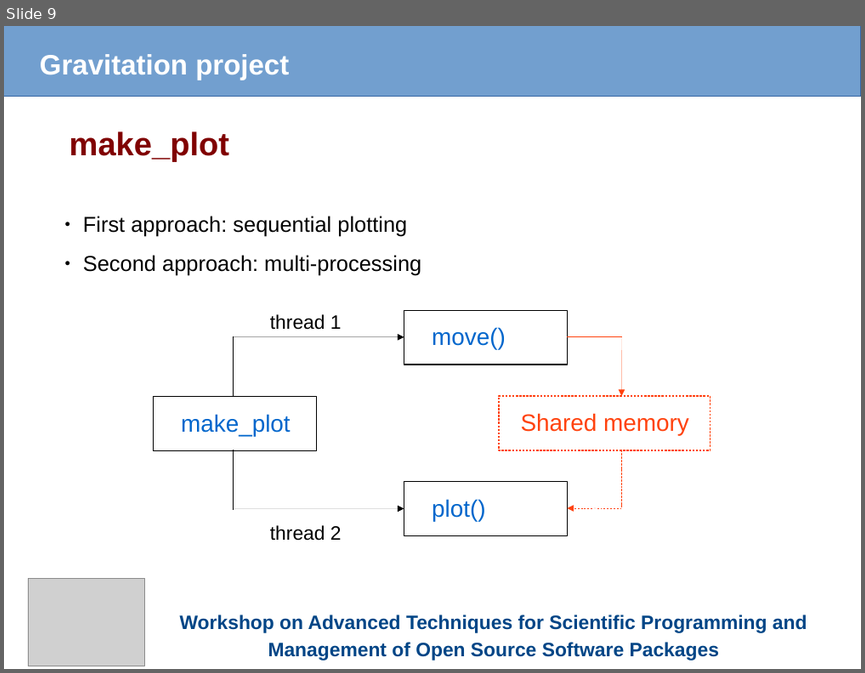
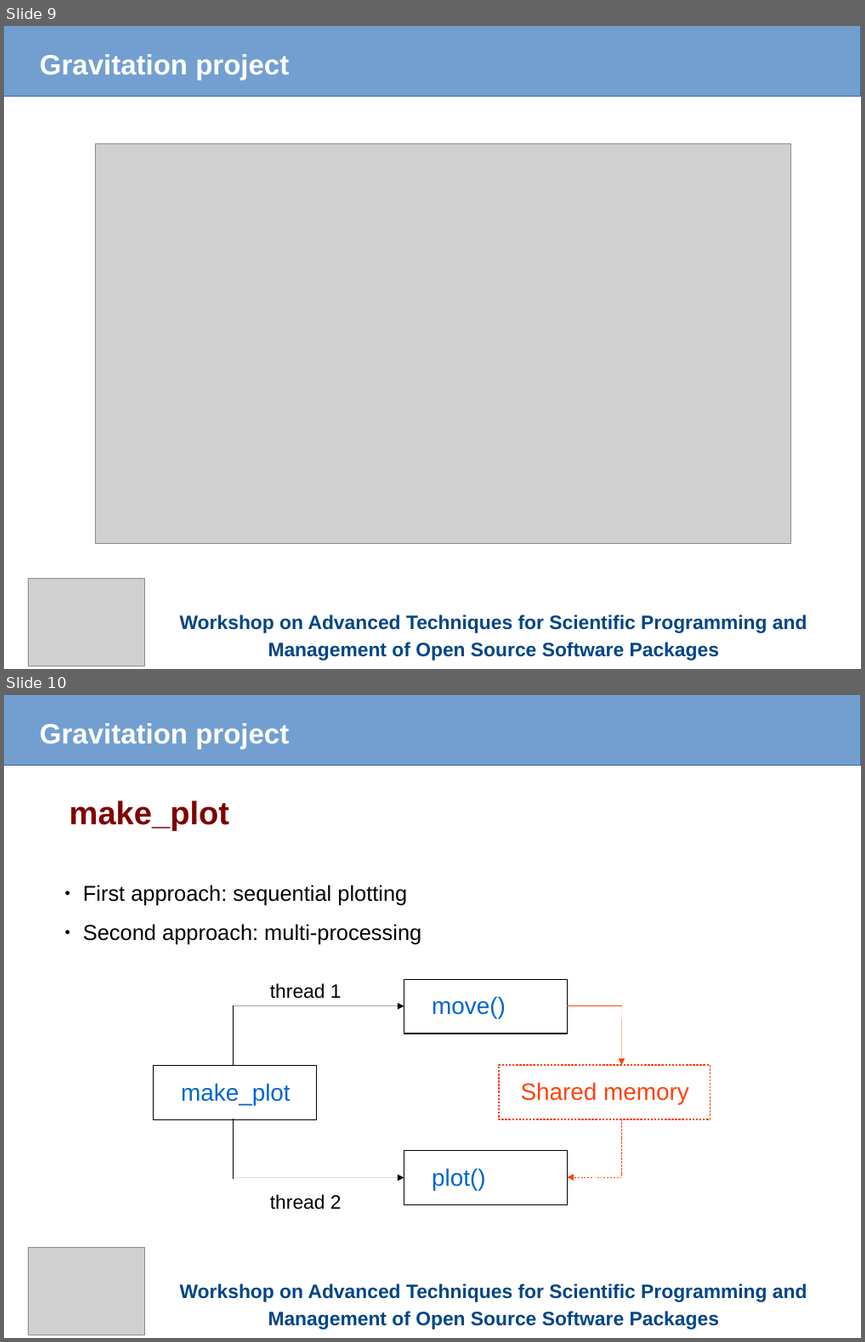
Before and after one commit to fnbellomo/GProject, a slide deck: Slides/Gravitation.odp. Shown one above the other, each under a label of ours: slide 9 before the commit, slides 9 and 10 after it. The pictures are 865x673 and 865x1342 pixels, drawn with LibreOffice and Linux fonts; fonts in the diff are those of the drawing; grey boxes stand for pictures. Boxes give left, top, right and bottom in pixels: in the first picture for what was removed or moved away, otherwise in the second. Text is boxed around its words. In the diff, an @@ line names an element or a change of style, - is before the commit and + after.

```diff
--- a/Slides/Gravitation.odp
+++ b/Slides/Gravitation.odp
@@ slide 9 added at (4, 26, 861, 669), background #FFFFFF @@
@@ rectangle added at (4, 26, 861, 96), fill #729FCF, outline #3465A4 0 pt @@
@@ text added at (40, 54, 289, 80), 26 pt, text #FFFFFF, bold @@
+Gravitation project
@@ picture added at (95, 143, 791, 544) @@
@@ picture added at (28, 578, 144, 666) @@
@@ text added at (180, 614, 807, 660), 18 pt, text #004586, bold @@
+Workshop on Advanced Techniques for Scientific Programming and Management of Open Source Software Packages
@@ what was slide 9 is now slide 10 @@
```
Also in this commit, not shown: 2 slides changed, 5 other slides added, 1 slide removed, 1 other file.
